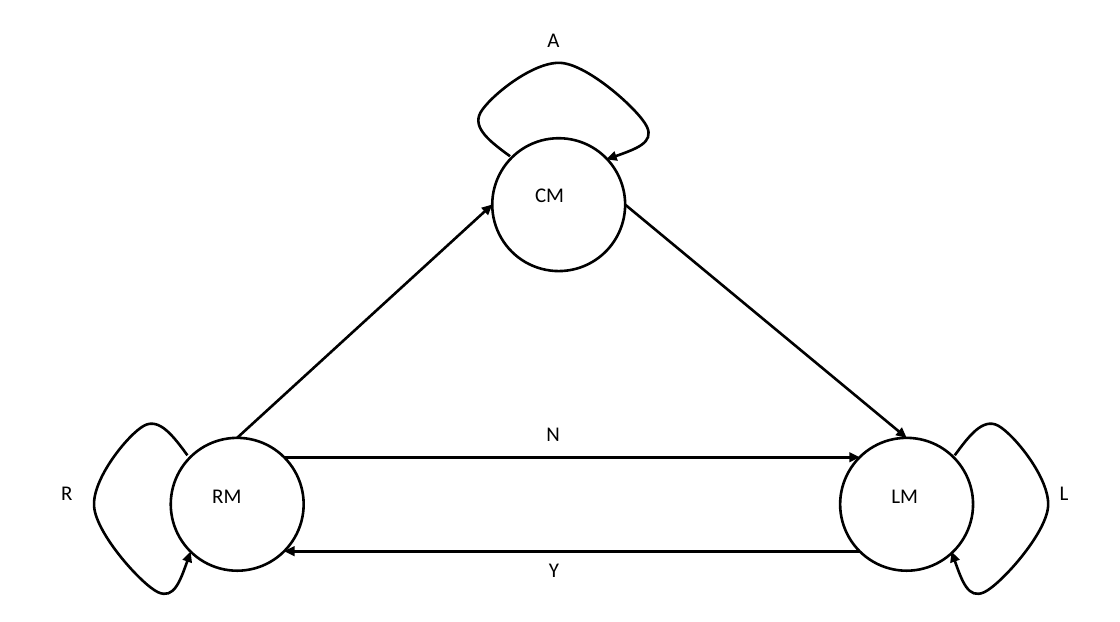
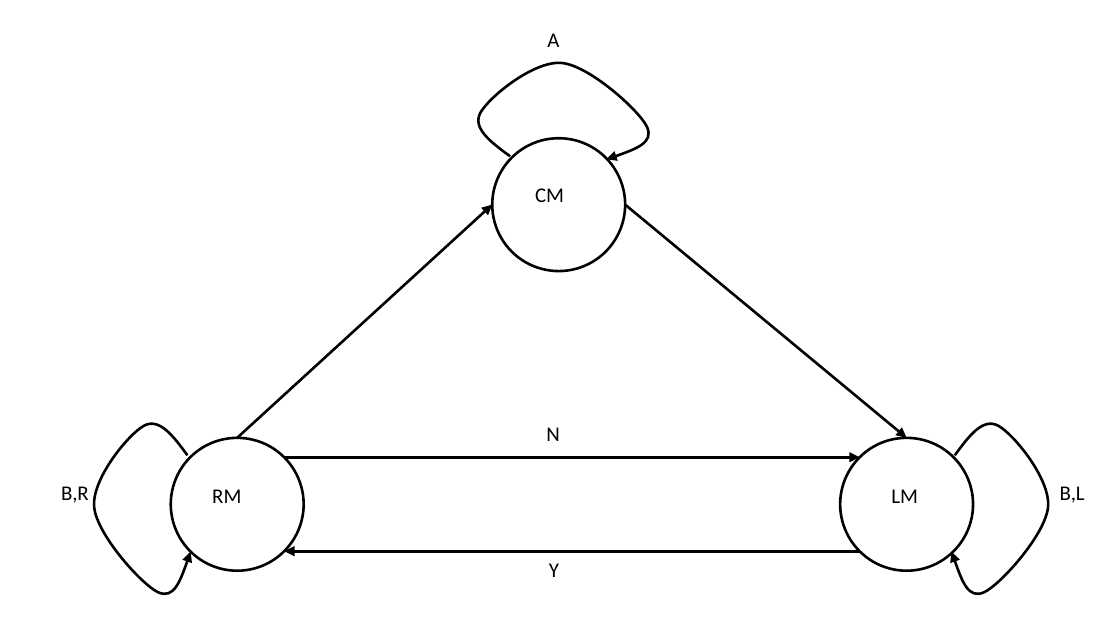
Before and after one commit to shazqadeer/popl2015, a slide deck: slide 1 of YieldTypeCheckingAutomaton.pptx. Drawn at 1120x622 pixels with LibreOffice and Linux fonts; fonts in the diff are those of the drawing. Boxes give left, top, right and bottom in pixels: in the first picture for what was removed or moved away, otherwise in the second. Text is boxed around its words. In the diff, an @@ line names an element or a change of style, - is before the commit and + after.

```diff
--- a/YieldTypeCheckingAutomaton.pptx
+++ b/YieldTypeCheckingAutomaton.pptx
@@ text at <box>61,486,89,503</box>: text changed @@
-R
+B,R
@@ text at <box>1060,486,1085,503</box>: text changed @@
-L
+B,L
```
Also in this commit, not shown: 2 other files.
